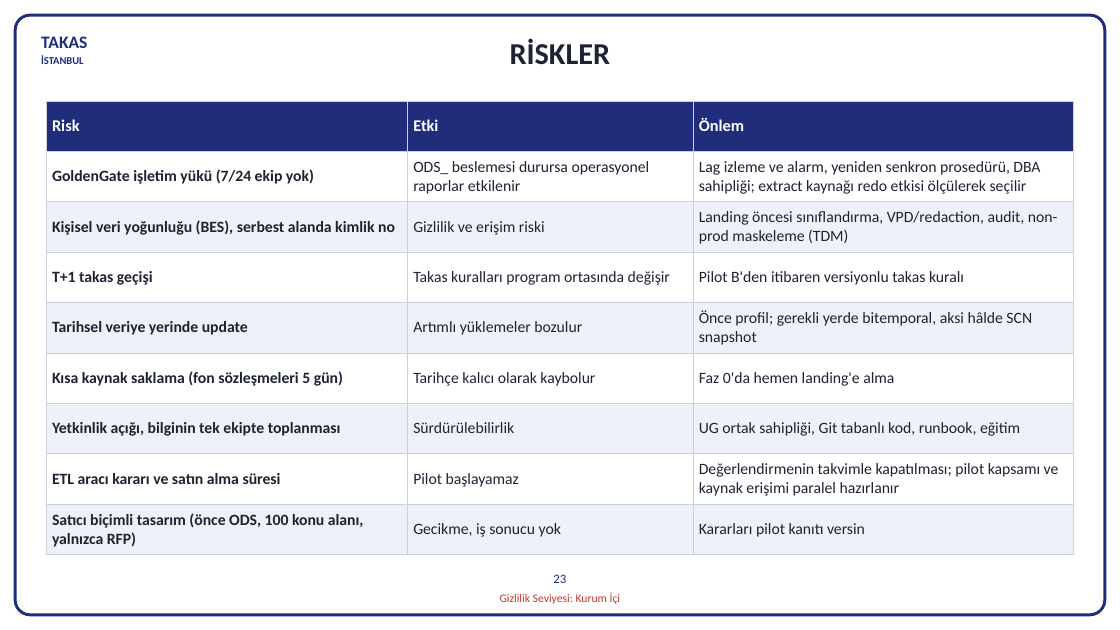
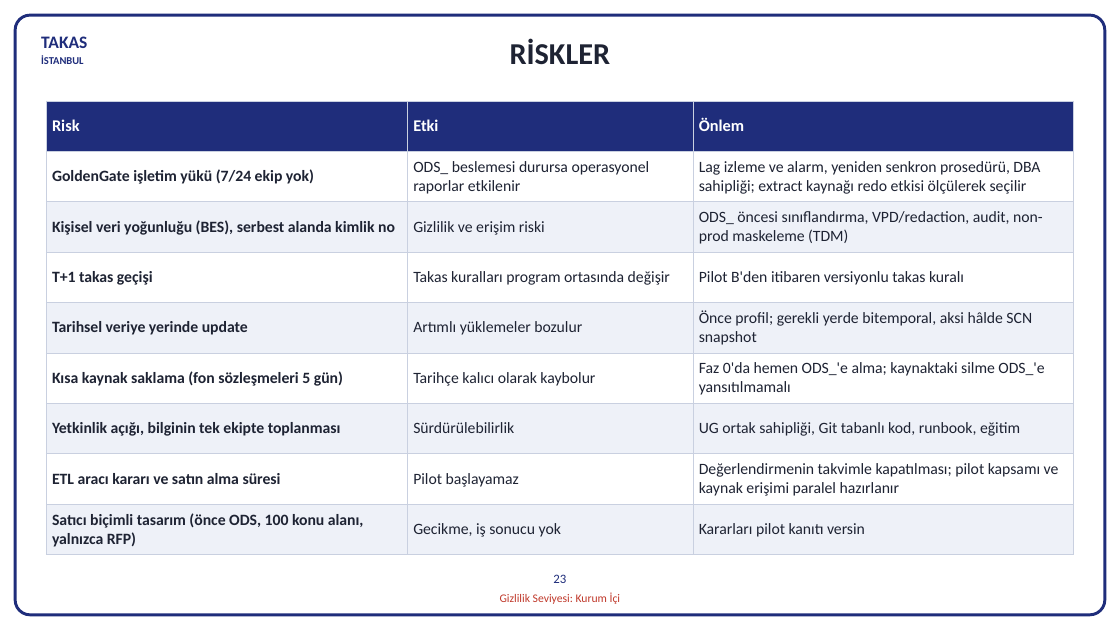
Before and after one commit to hanifidemirel0/Cursor-Projects, a slide deck: slide 23 of outputs/dwh-sunum-kasim-2026/5 - DWHSunum_Kasim2026.pptx. Drawn at 1120x630 pixels with LibreOffice and Linux fonts; fonts in the diff are those of the drawing. Boxes give left, top, right and bottom in pixels: in the first picture for what was removed or moved away, otherwise in the second. Text is boxed around its words. In the diff, an @@ line names an element or a change of style, - is before the commit and + after.

```diff
--- a/outputs/dwh-sunum-kasim-2026/5 - DWHSunum_Kasim2026.pptx
+++ b/outputs/dwh-sunum-kasim-2026/5 - DWHSunum_Kasim2026.pptx
@@ table at [46, 101, 1074, 555] @@
-row 3, column 3: Landing öncesi sınıflandırma, VPD/redaction, audit, non-prod maskeleme (TDM)
+row 3, column 3: ODS_ öncesi sınıflandırma, VPD/redaction, audit, non-prod maskeleme (TDM)
-row 6, column 3: Faz 0'da hemen landing'e alma
+row 6, column 3: Faz 0'da hemen ODS_'e alma; kaynaktaki silme ODS_'e yansıtılmamalı
```
Also in this commit, not shown: 6 other slides changed, 9 other files.
